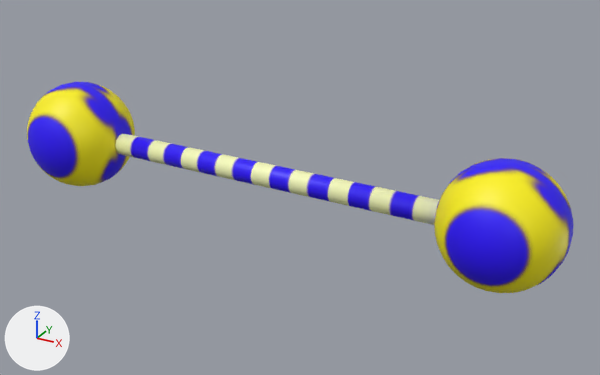
Two versions of the Blender file NiGHTS Open Dreams/Assets/Prefabs/MESH/HalfRing/Rod.blend, one commit apart.
Rendered twice from a 50 mm lens placed at (3.4, -5.57, 4.96), pointed at (0.28, 0.1, 2.12). Lighting does not change. The marker at lower left points along +X, +Y and +Z.
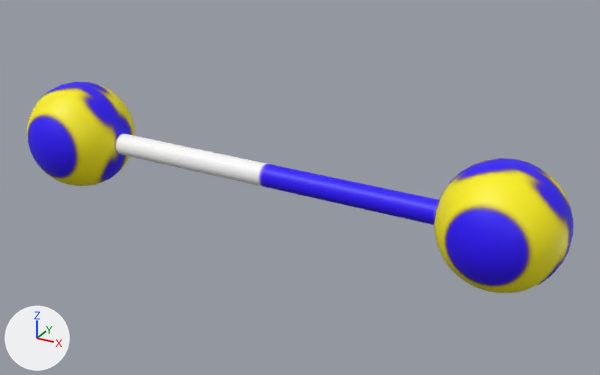
The edits, one by one:
Picture 'Rod.png' (img_rod_png) is new.
Material 'Rod' (mat_rod) changes its picture from img_rod to img_rod_png.
me_cylinder is used by ob_cylinder; location (0.0, 0.0, 2.219); rotation (0.0, 1.571, 0.0), in degrees (0, 90, 0); scale (1.0, 1.0, 1.55).
me_cylinder had 26 vertices, 15 faces and spanned x -0.1..0.1, y -0.1..0.1, z -1.0..1.0.
me_cylinder now has 26 vertices, 13 faces and spans x -0.1..0.1, y -0.1..0.1, z -1.0..1.0.
me_cylinder part 1: 13 kept faces spanning x -0.1..0.1, y -0.1..0.1, z -1.0..1.0 get new texture (UV) coordinates.

Changed parts and their boxes [x1, y1, x2, y2] in the pictures (600 x 375 px):
'Cylinder', surface changed: [115, 134, 439, 225] in both
